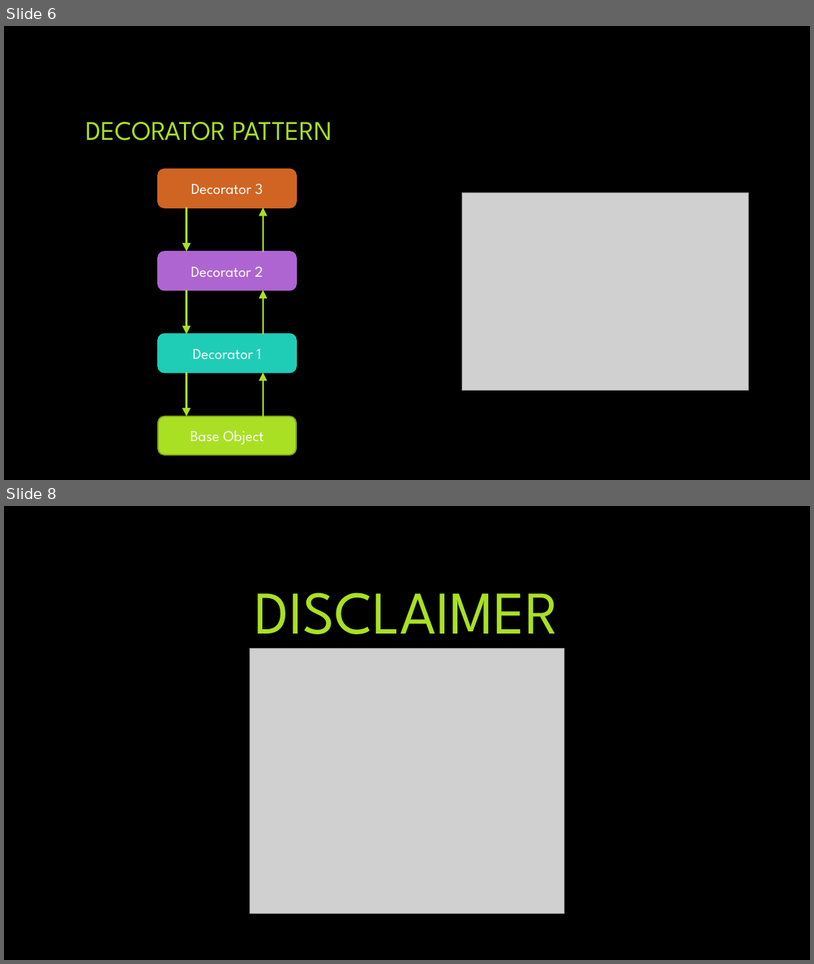
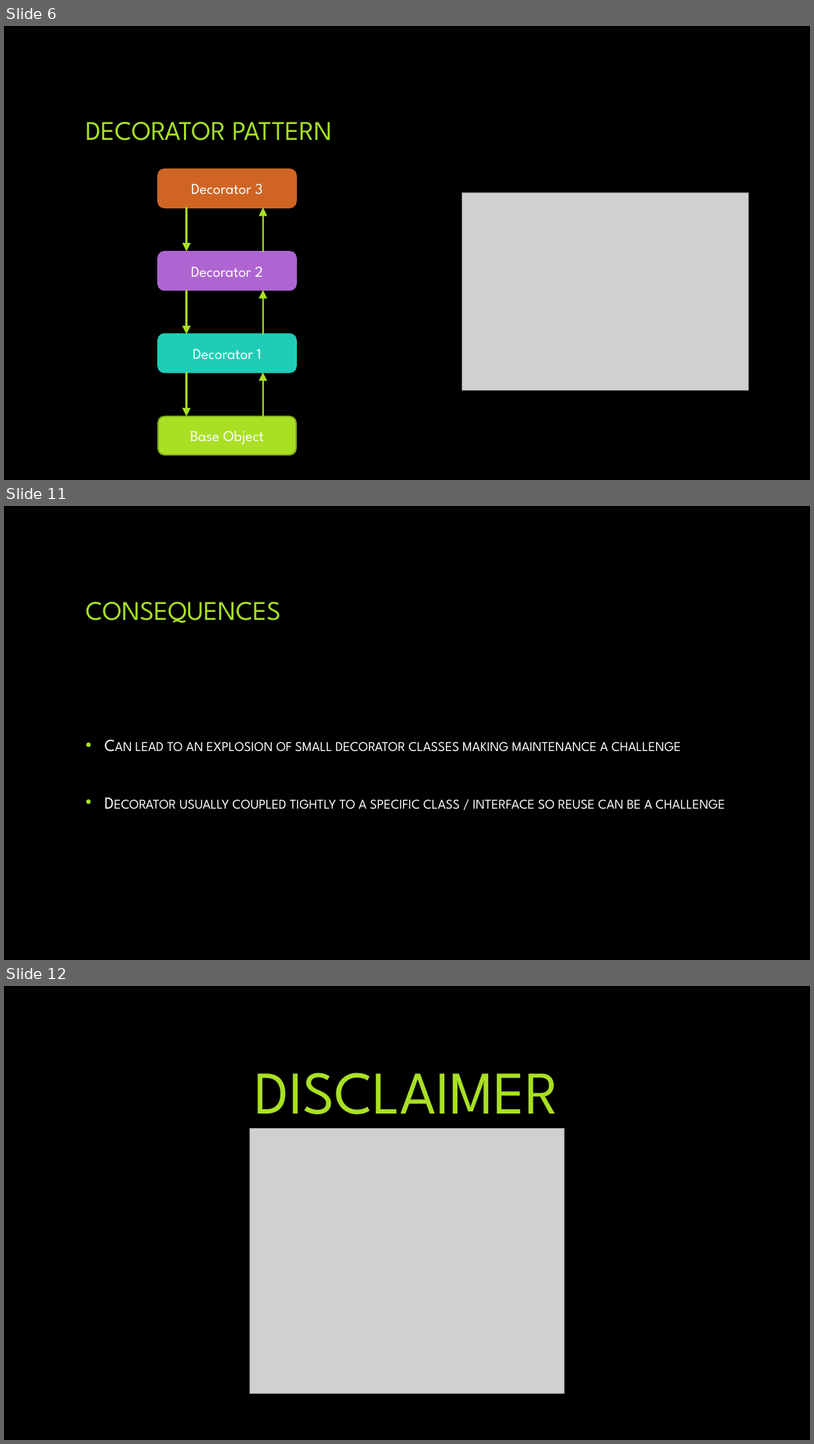
Before and after one commit to BrianMCox/DecoratorExample, a slide deck: Design Patterns - Decorator.pptx. Shown one above the other, each under a label of ours: slides 6 and 8 before the commit, slides 6, 11 and 12 after it; the slides between them are not shown. The pictures are 814x964 and 814x1444 pixels, drawn with LibreOffice and Linux fonts; fonts in the diff are those of the drawing; grey boxes stand for pictures; background and template pictures are left out. Boxes give left, top, right and bottom in pixels: in the first picture for what was removed or moved away, otherwise in the second. Text is boxed around its words. In the diff, an @@ line names an element or a change of style, - is before the commit and + after.

```diff
--- a/Design Patterns - Decorator.pptx
+++ b/Design Patterns - Decorator.pptx
@@ slide 11 added at (4,506,810,960), background picture (left out) @@
@@ title added at (85,602,280,623), 32 pt, text #A9E023 @@
+CONSEQUENCES
@@ text added at (135,741,725,809), 20 pt, text #FFFFFF, small capitals @@
+• Can lead to an explosion of small decorator classes making maintenance a challenge
+• Decorator usually coupled tightly to a specific class / interface so reuse can be a challenge
@@ what was slide 8 is now slide 12 @@
```
Also in this commit, not shown: 3 slides changed, 4 other slides added, 1 other file.
